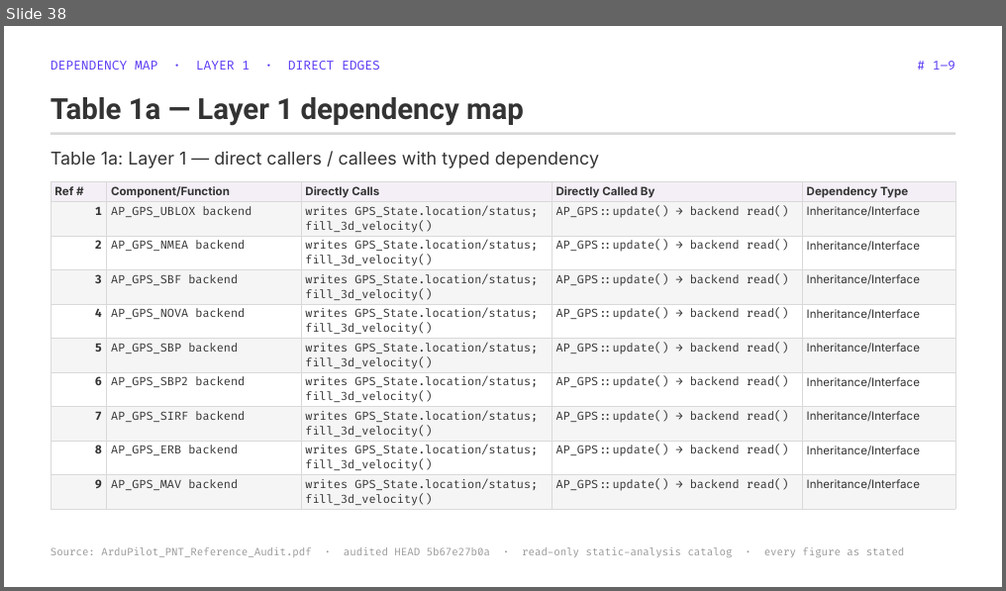
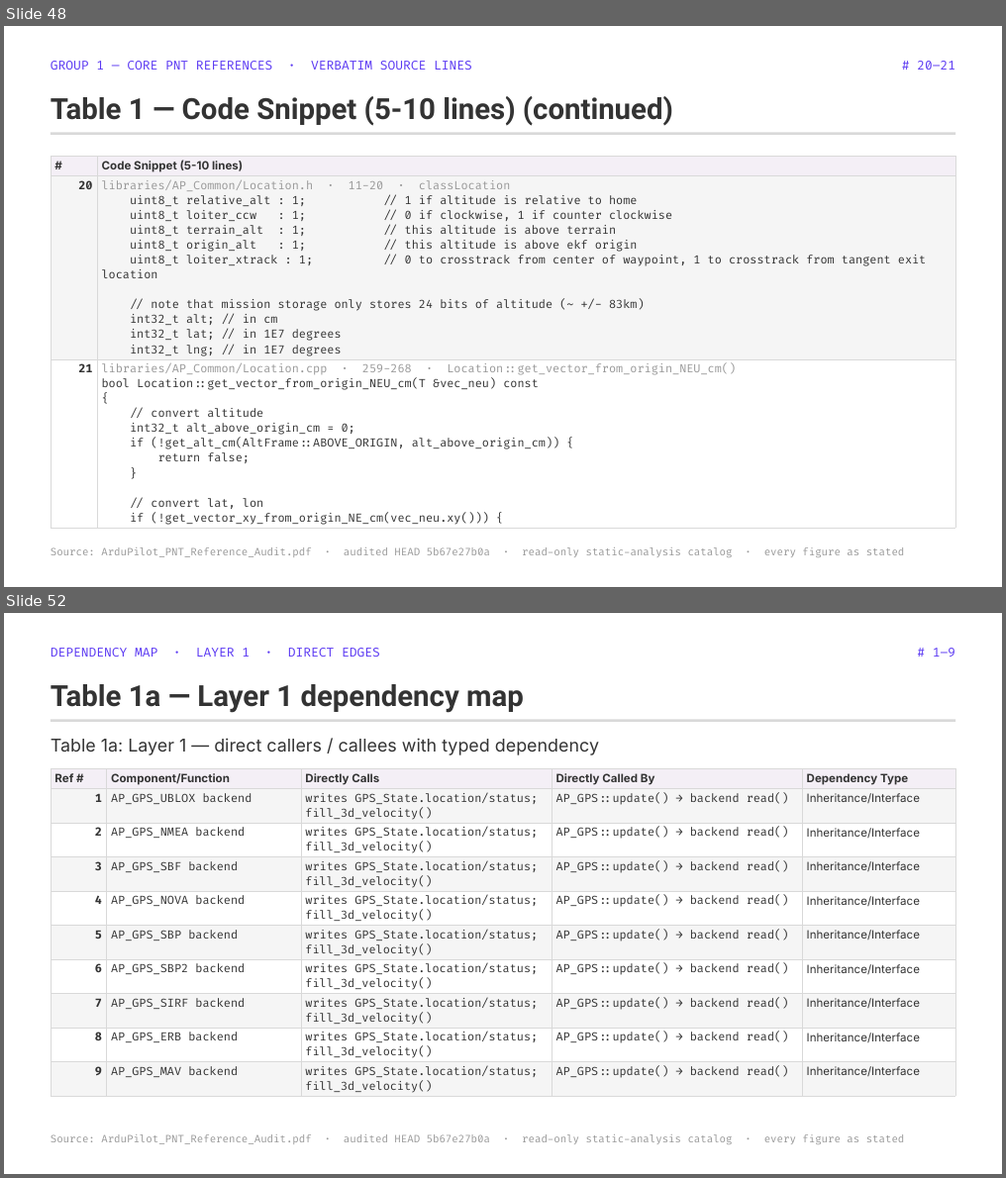
Before and after one commit to blitzy-public-samples/ardupilot-blitzy, a slide deck: blitzy/presentations/ArduPilot_PNT_Reference_Audit_Full_Findings.pptx. Shown one above the other, each under a label of ours: slide 38 before the commit, slides 48 and 52 after it; the slides between them are not shown. The pictures are 1006x591 and 1006x1178 pixels, drawn with LibreOffice and Linux fonts; fonts in the diff are those of the drawing. Boxes give left, top, right and bottom in pixels: in the first picture for what was removed or moved away, otherwise in the second. Text is boxed around its words. In the diff, an @@ line names an element or a change of style, - is before the commit and + after.

```diff
--- a/blitzy/presentations/ArduPilot_PNT_Reference_Audit_Full_Findings.pptx
+++ b/blitzy/presentations/ArduPilot_PNT_Reference_Audit_Full_Findings.pptx
@@ slide 48 added at (4, 26, 1002, 587), background #FFFFFF @@
@@ text added at (51, 61, 472, 70), 12 pt, text #5B39F3 @@
+GROUP 1 — CORE PNT REFERENCES · VERBATIM SOURCE LINES
@@ text added at (917, 61, 955, 70), 12 pt, text #5B39F3 @@
+# 20–21
@@ text added at (51, 96, 673, 126), 28 pt, text #333333, bold @@
+Table 1 — Code Snippet (5-10 lines) (continued)
@@ rectangle added at (51, 132, 955, 135), fill #D9D9D9 @@
@@ table added at (51, 157, 955, 529), 3 rows, 2 columns @@
+# | Code Snippet (5-10 lines)
+20 | libraries/AP_Common/Location.h · 11-20 · classLocation / uint8_t relative_alt : 1; // 1 if altitude is relative to home / uint8_t loiter_ccw : 1; // 0 if clockwise, 1 if counter clockwise / uint8_t terrain_alt : 1; // this altitude is above terrain / uint8_t origin_alt : 1; // this altitude is above ekf origin / uint8_t loiter_xtrack : 1; // 0 to crosstrack from center of waypoint, 1 to crosstrack from tangent exit location / // note that mission storage only stores 24 bits of altitude (~ +/- 83km) / int32_t alt; // in cm / int32_t lat; // in 1E7 degrees / int32_t lng; // in 1E7 degrees
+21 | libraries/AP_Common/Location.cpp · 259-268 · Location::get_vector_from_origin_NEU_cm() / bool Location::get_vector_from_origin_NEU_cm(T &vec_neu) const / { / // convert altitude / int32_t alt_above_origin_cm = 0; / if (!get_alt_cm(AltFrame::ABOVE_ORIGIN, alt_above_origin_cm)) { / return false; / } / // convert lat, lon / if (!get_vector_xy_from_origin_NE_cm(vec_neu.xy())) {
@@ text added at (51, 548, 905, 558), 10 pt, text #999999 @@
+Source: ArduPilot_PNT_Reference_Audit.pdf · audited HEAD 5b67e27b0a · read-only static-analysis catalog · every figure as stated
@@ what was slide 38 is now slide 52 @@
```
Also in this commit, not shown: 1 slide changed, 102 other slides added, 4 slides removed.
